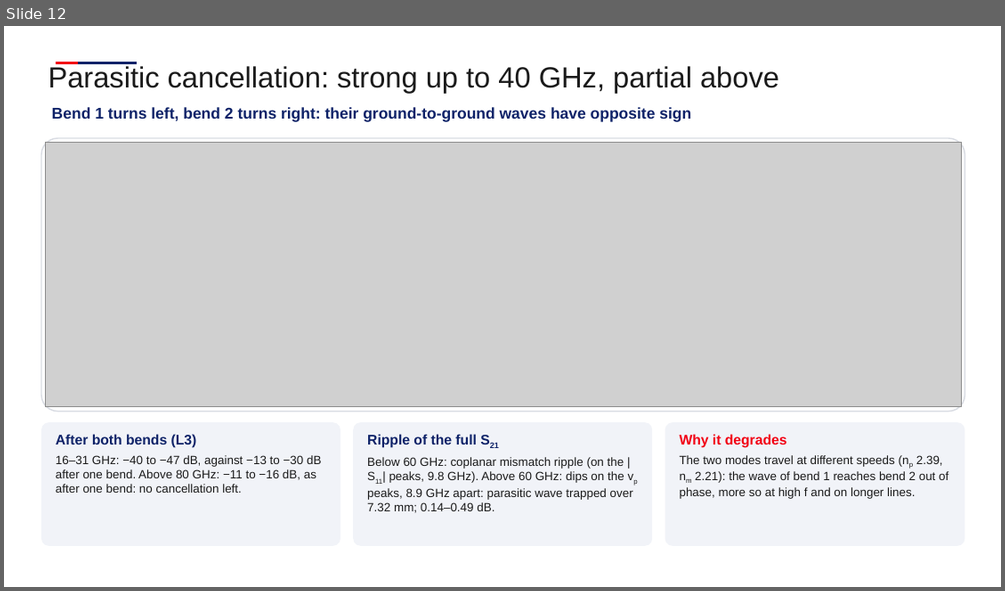
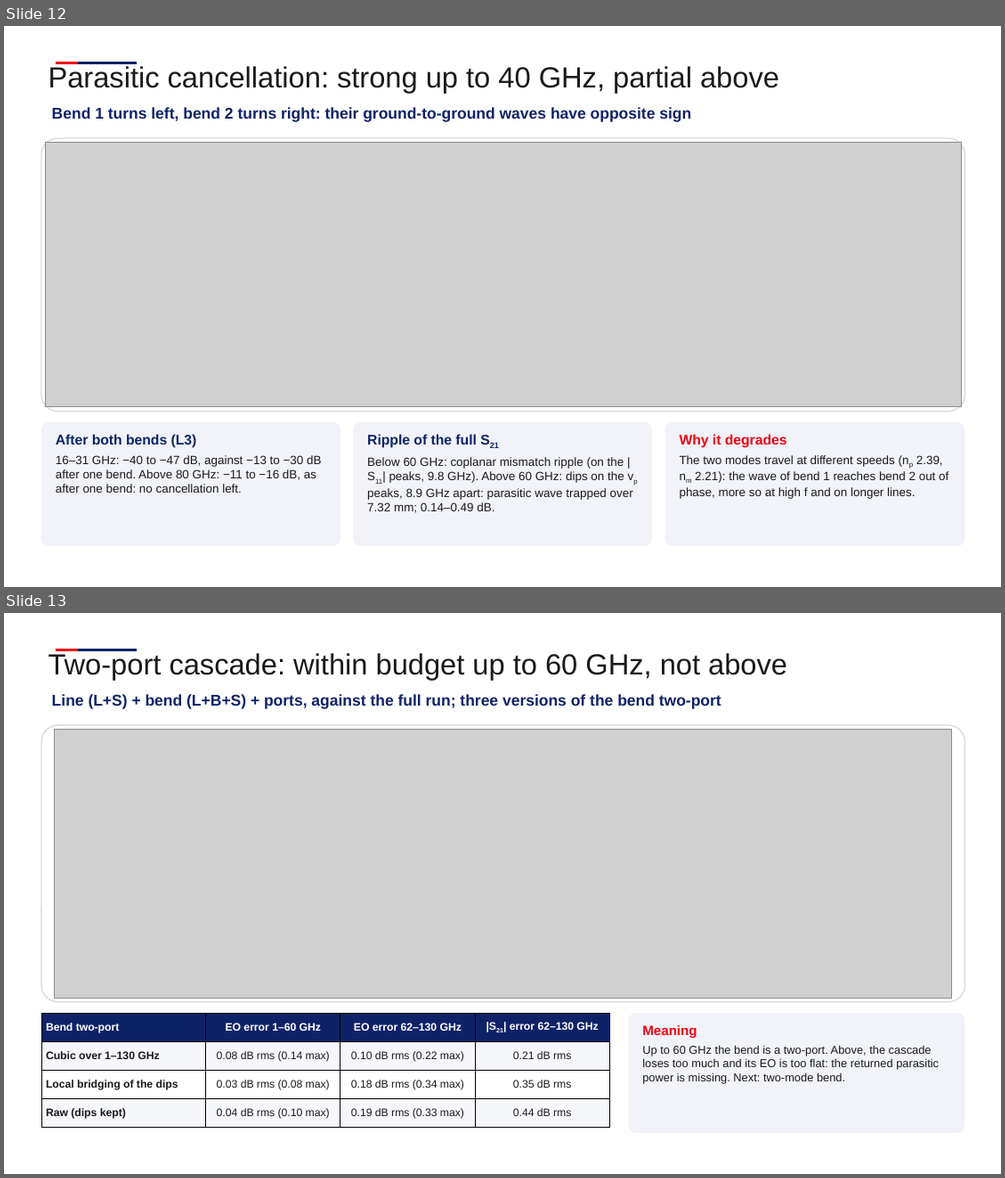
Before and after one commit to andreimuresian/claude, a slide deck: docs/cst/Equalization/Equalisation.pptx. Shown one above the other, each under a label of ours: slide 12 before the commit, slides 12 and 13 after it. The pictures are 1005x591 and 1005x1178 pixels, drawn with LibreOffice and Linux fonts; fonts in the diff are those of the drawing; grey boxes stand for pictures; background and template pictures are left out. Boxes give left, top, right and bottom in pixels: in the first picture for what was removed or moved away, otherwise in the second. Text is boxed around its words. In the diff, an @@ line names an element or a change of style, - is before the commit and + after.

```diff
--- a/docs/cst/Equalization/Equalisation.pptx
+++ b/docs/cst/Equalization/Equalisation.pptx
@@ slide 13 added at <box>4,613,1001,1174</box>, background #FFFFFF; not listed: 2 template elements that a slide beside it also shows @@
@@ text added at <box>48,653,787,680</box>, 28 pt, text #1A1A1A @@
+Two-port cascade: within budget up to 60 GHz, not above
@@ text added at <box>52,694,721,709</box>, 15 pt, text #0E2268, bold @@
+Line (L+S) + bend (L+B+S) + ports, against the full run; three versions of the bend two-port
@@ rounded rectangle added at <box>41,725,965,1002</box>, fill #FFFFFF, outline #D9DCE3 1.25 pt @@
@@ picture added at <box>54,729,952,998</box> @@
@@ table added at <box>41,1013,610,1127</box>, 4 rows, 4 columns @@
+Bend two-port | EO error 1–60 GHz | EO error 62–130 GHz | |S21| error 62–130 GHz
+Cubic over 1–130 GHz | 0.08 dB rms (0.14 max) | 0.10 dB rms (0.22 max) | 0.21 dB rms
+Local bridging of the dips | 0.03 dB rms (0.08 max) | 0.18 dB rms (0.34 max) | 0.35 dB rms
+Raw (dips kept) | 0.04 dB rms (0.10 max) | 0.19 dB rms (0.33 max) | 0.44 dB rms
@@ rounded rectangle added at <box>629,1013,965,1133</box>, fill #F1F3F8 @@
@@ text added at <box>642,1025,938,1083</box>, 11 pt, text #1A1A1A @@
+Meaning
+Up to 60 GHz the bend is a two-port. Above, the cascade loses too much and its EO is too flat: the returned parasitic power is missing. Next: two-mode bend.
```
Also in this commit, not shown: 6 other files.
